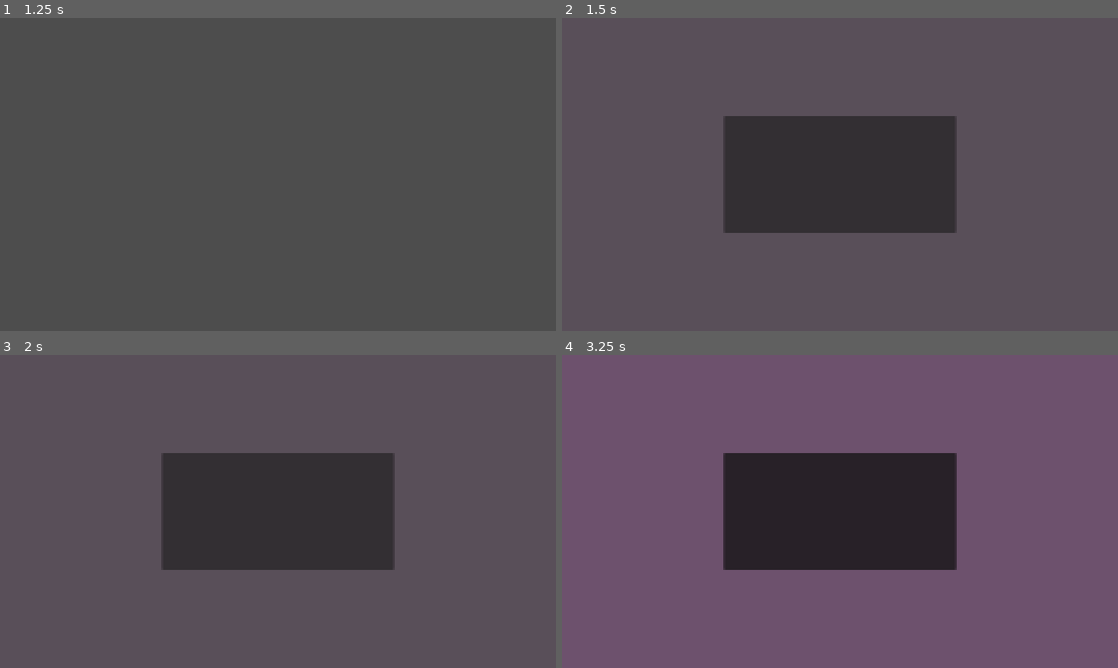
Above: before the commit, frames 1-4 (two rows, left to right).
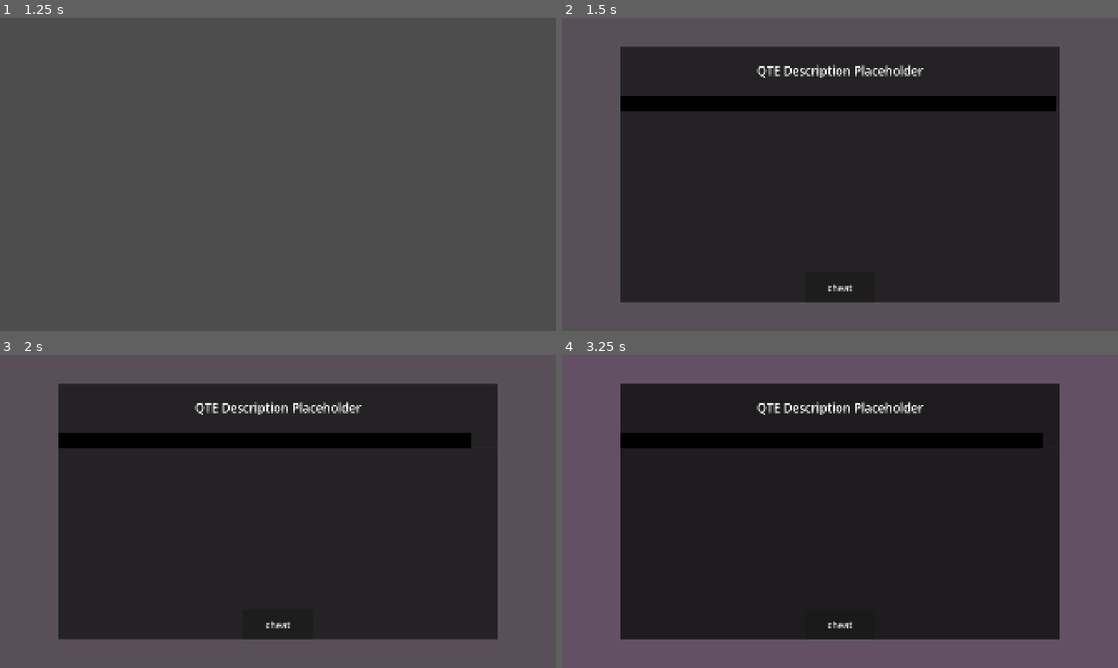
Above: after the commit, the same moments.

Repository: nickdowning16-ops/forgetful-handyman
Game: Godot game, scene res://UI/Scenes/main_menu.tscn
Two runs of this game, one before a commit and one after it. Both use one fixed random seed, a clock stepped at 60 frames per second and the inputs below.
Inputs (mouse positions are in pixels of both pictures, inside the frame that each line leads up to):
- Up to frame 1 (1.25 s): click "Play" at 0.5 s
- Up to frame 2 (1.5 s): tap Enter at 1.25 s; hold Right (ui_right) from 1.28 s (still down); tap Space (open_QTE) at 1.35 s
- Up to frame 3 (2 s): keep holding Right (ui_right)
- Up to frame 4 (3.25 s): release Right (ui_right) at 2 s; click (840, 624) at 2 s, where only the run after the commit has a clickable "cheat"; tap Space (open_QTE) at 2.75, 2.85 s; hold Down (ui_down) from 2.78 s (still down)

Frame 1 is identical in both runs. In frame 2, 49% of the frame differs, in the area x 10-90%, y 9-91%; in frame 3, 49%; in frame 4, 49%.

Commit message:
QTE window with a timer, more naming conventions

Diff:
--- a/Scripts/UI/quick_time_event_manager.gd
+++ b/Scripts/QTE/QTE.gd
@@ -1,5 +1,5 @@
 extends Node
-var QTEUI = preload("res://UI/Scenes/quick_time_event_UI.tscn")
+@export var qte_data: QTE_Data
 
 # Called when the node enters the scene tree for the first time.
 func _ready():
@@ -9,8 +9,3 @@
 # Called every frame. 'delta' is the elapsed time since the previous frame.
 func _process(delta):
 	pass
-
-# take in an instance of the event to attach?
-func open_qte():
-	var inst = QTEUI.instantiate()
-	get_tree().root.add_child(inst)
--- /dev/null
+++ b/Scripts/QTE/QTE_data.gd
@@ -0,0 +1,4 @@
+class_name QTE_Data
+extends Resource
+
+@export var time_allowed : float
--- /dev/null
+++ b/Scripts/QTE/QTE_resource1.tres
@@ -0,0 +1,7 @@
+[gd_resource type="Resource" script_class="QTE_Data" format=3 uid="uid://qx364pfjmm2n"]
+
+[ext_resource type="Script" uid="uid://cso1m3b4j16b8" path="res://Scripts/QTE/QTE_data.gd" id="1_cqimy"]
+
+[resource]
+script = ExtResource("1_cqimy")
+metadata/_custom_type_script = "uid://cso1m3b4j16b8"
--- a/Scripts/Sandbox.gd
+++ b/Scripts/Sandbox.gd
@@ -9,5 +9,5 @@
 # Called every frame. 'delta' is the elapsed time since the previous frame.
 func _process(delta):
 	if Input.is_action_just_pressed("open_QTE"):
-		QuickTimeEventManager.open_qte()
+		QTE_Manager.open_QTE()
 	pass
--- /dev/null
+++ b/Scripts/UI/QTE_UI.gd
@@ -0,0 +1,33 @@
+extends Control
+@onready var time_bar = $BackgroundPanel/WindowPanel/WindowVBoxContainer/UpperWindow/UpperVBoxContainer/TimeBar
+
+var starting_time
+var time_left
+
+# Called when the node enters the scene tree for the first time.
+func _ready():
+	pass # Replace with function body.
+
+
+# Called every frame. 'delta' is the elapsed time since the previous frame.
+func _process(delta):
+	time_left -= delta
+	time_bar.value = (time_left / starting_time) * 100 # bamboozled by not having 100 for a min there
+
+
+func init(time):
+	starting_time = time
+	time_left = time
+
+func end(was_completed):
+	if was_completed:
+		# do something good
+		pass
+	else:
+		# do something bad
+		pass
+
+	QTE_Manager.complete_QTE()
+
+func _on_cheat_button_pressed():
+	end(true)
--- /dev/null
+++ b/Scripts/UI/QTE_manager.gd
@@ -0,0 +1,21 @@
+extends Node
+var QTEUI = preload("res://UI/Scenes/QTE_UI.tscn")
+var QTE_inst
+
+# Called when the node enters the scene tree for the first time.
+func _ready():
+	pass # Replace with function body.
+
+
+# Called every frame. 'delta' is the elapsed time since the previous frame.
+func _process(delta):
+	pass
+
+# take in an instance of the event to attach?
+func open_QTE():
+	QTE_inst = QTEUI.instantiate()
+	get_tree().root.add_child(QTE_inst)
+	QTE_inst.init(10)
+
+func complete_QTE():
+	QTE_inst.queue_free()
--- /dev/null
+++ b/UI/Scenes/QTE_UI.tscn
@@ -0,0 +1,103 @@
+[gd_scene format=3 uid="uid://bcxmqhnk5fpsu"]
+
+[ext_resource type="Script" uid="uid://c25b443mfh5uo" path="res://Scripts/UI/QTE_UI.gd" id="1_s4v3x"]
+
+[sub_resource type="StyleBoxFlat" id="StyleBoxFlat_pb62c"]
+bg_color = Color(0.6, 0.34509805, 0.6, 0.16862746)
+
+[sub_resource type="PlaceholderTexture2D" id="PlaceholderTexture2D_qj0j0"]
+size = Vector2(100, 100)
+
+[node name="QuickTimeEvent" type="Control" unique_id=275562933]
+layout_mode = 3
+anchors_preset = 15
+anchor_right = 1.0
+anchor_bottom = 1.0
+grow_horizontal = 2
+grow_vertical = 2
+script = ExtResource("1_s4v3x")
+
+[node name="BackgroundPanel" type="Panel" parent="." unique_id=2080182557]
+layout_mode = 1
+anchors_preset = -1
+anchor_right = 1.0
+anchor_bottom = 1.0
+grow_horizontal = 2
+grow_vertical = 2
+theme_override_styles/panel = SubResource("StyleBoxFlat_pb62c")
+
+[node name="WindowPanel" type="Panel" parent="BackgroundPanel" unique_id=1137661581]
+layout_mode = 1
+anchors_preset = -1
+anchor_right = 1.0
+anchor_bottom = 1.0
+offset_left = 200.0
+offset_top = 100.0
+offset_right = -200.0
+offset_bottom = -100.0
+grow_horizontal = 2
+grow_vertical = 2
+
+[node name="WindowVBoxContainer" type="VBoxContainer" parent="BackgroundPanel/WindowPanel" unique_id=342949005]
+layout_mode = 1
+anchors_preset = 15
+anchor_right = 1.0
+anchor_bottom = 1.0
+grow_horizontal = 2
+grow_vertical = 2
+
+[node name="UpperWindow" type="Panel" parent="BackgroundPanel/WindowPanel/WindowVBoxContainer" unique_id=914970449]
+custom_minimum_size = Vector2(0, 100)
+layout_mode = 2
+size_flags_vertical = 3
+
+[node name="UpperVBoxContainer" type="VBoxContainer" parent="BackgroundPanel/WindowPanel/WindowVBoxContainer/UpperWindow" unique_id=1423588864]
+propagate_maximum_size = false
+layout_mode = 1
+anchors_preset = 15
+anchor_right = 1.0
+anchor_bottom = 1.0
+grow_horizontal = 2
+grow_vertical = 2
+
+[node name="QTEDescription" type="RichTextLabel" parent="BackgroundPanel/WindowPanel/WindowVBoxContainer/UpperWindow/UpperVBoxContainer" unique_id=304043937]
+layout_mode = 2
+size_flags_vertical = 3
+theme_override_font_sizes/normal_font_size = 42
+text = "QTE Description Placeholder"
+fit_content = true
+horizontal_alignment = 1
+vertical_alignment = 1
+
+[node name="TimeBar" type="TextureProgressBar" parent="BackgroundPanel/WindowPanel/WindowVBoxContainer/UpperWindow/UpperVBoxContainer" unique_id=1384953004]
+custom_minimum_size = Vector2(0, 50)
+layout_mode = 2
+value = 40.0
+nine_patch_stretch = true
+texture_progress = SubResource("PlaceholderTexture2D_qj0j0")
+tint_under = Color(0, 0, 1, 1)
+tint_over = Color(1, 0, 0, 1)
+tint_progress = Color(0, 1, 0, 1)
+
+[node name="LowerWindow" type="Panel" parent="BackgroundPanel/WindowPanel/WindowVBoxContainer" unique_id=720894321]
+custom_minimum_size = Vector2(0, 100)
+layout_mode = 2
+size_flags_vertical = 3
+size_flags_stretch_ratio = 3.0
+
+[node name="CheatButton" type="Button" parent="BackgroundPanel/WindowPanel/WindowVBoxContainer/LowerWindow" unique_id=633718001]
+layout_mode = 1
+anchors_preset = 7
+anchor_left = 0.5
+anchor_top = 1.0
+anchor_right = 0.5
+anchor_bottom = 1.0
+offset_left = -120.0
+offset_top = -100.0
+offset_right = 120.0
+grow_horizontal = 2
+grow_vertical = 0
+theme_override_font_sizes/font_size = 32
+text = "cheat"
+
+[connection signal="pressed" from="BackgroundPanel/WindowPanel/WindowVBoxContainer/LowerWindow/CheatButton" to="." method="_on_cheat_button_pressed"]
--- a/UI/Scenes/quick_time_event_UI.tscn
+++ /dev/null
@@ -1,35 +0,0 @@
-[gd_scene format=3 uid="uid://bcxmqhnk5fpsu"]
-
-[sub_resource type="StyleBoxFlat" id="StyleBoxFlat_pb62c"]
-bg_color = Color(0.6, 0.34509805, 0.6, 0.16862746)
-
-[node name="QuickTimeEvent" type="Control" unique_id=275562933]
-layout_mode = 3
-anchors_preset = 15
-anchor_right = 1.0
-anchor_bottom = 1.0
-grow_horizontal = 2
-grow_vertical = 2
-
-[node name="BackgroundPanel" type="Panel" parent="." unique_id=2080182557]
-layout_mode = 1
-anchors_preset = -1
-anchor_right = 1.0
-anchor_bottom = 1.0
-grow_horizontal = 2
-grow_vertical = 2
-theme_override_styles/panel = SubResource("StyleBoxFlat_pb62c")
-
-[node name="WindowPanel" type="Panel" parent="BackgroundPanel" unique_id=1137661581]
-layout_mode = 1
-anchors_preset = 8
-anchor_left = 0.5
-anchor_top = 0.5
-anchor_right = 0.5
-anchor_bottom = 0.5
-offset_left = -400.0
-offset_top = -200.0
-offset_right = 400.0
-offset_bottom = 200.0
-grow_horizontal = 2
-grow_vertical = 2
--- a/project.godot
+++ b/project.godot
@@ -17,8 +17,8 @@
 
 [autoload]
 
-QuickTimeEventManager="*uid://b873wqrhuvt5e"
-GameManager="*uid://qheppobagxri"
+QTE_Manager="*uid://b873wqrhuvt5e"
+Game_Manager="*uid://qheppobagxri"
 
 [display]
 
Not shown, added: Scripts/QTE/QTE.gd.uid
Not shown, added: Scripts/QTE/QTE_data.gd.uid
Not shown, added: Scripts/UI/QTE_UI.gd.uid
Renamed: Scripts/UI/quick_time_event_manager.gd.uid -> Scripts/UI/QTE_manager.gd.uid
